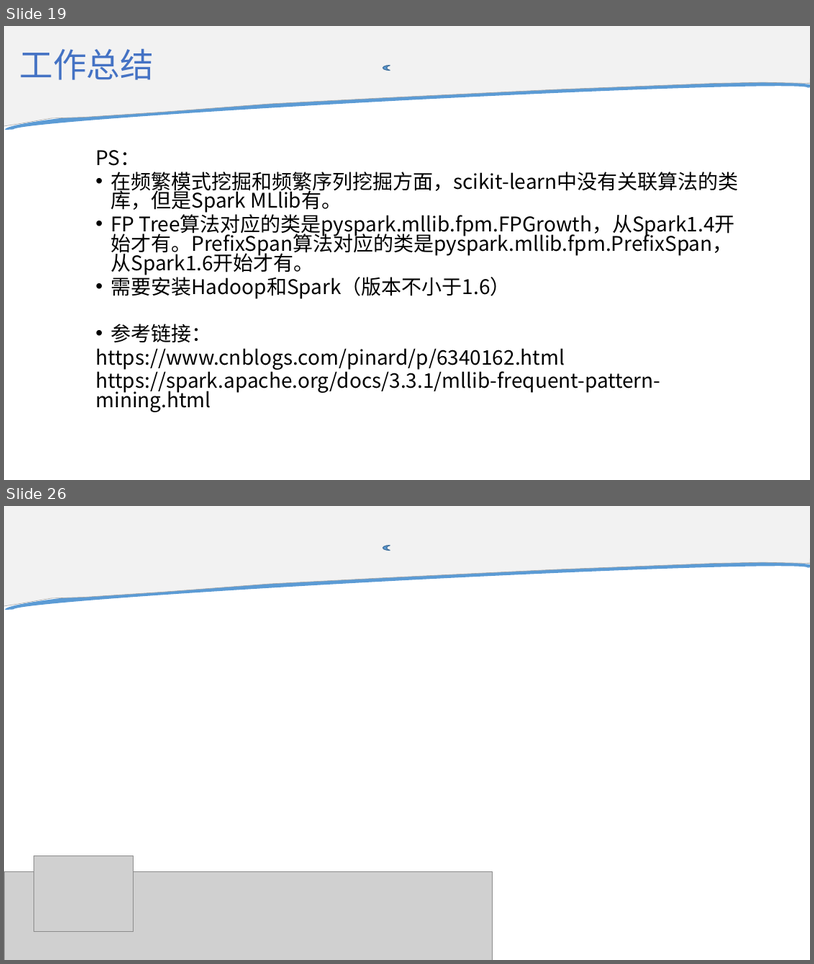
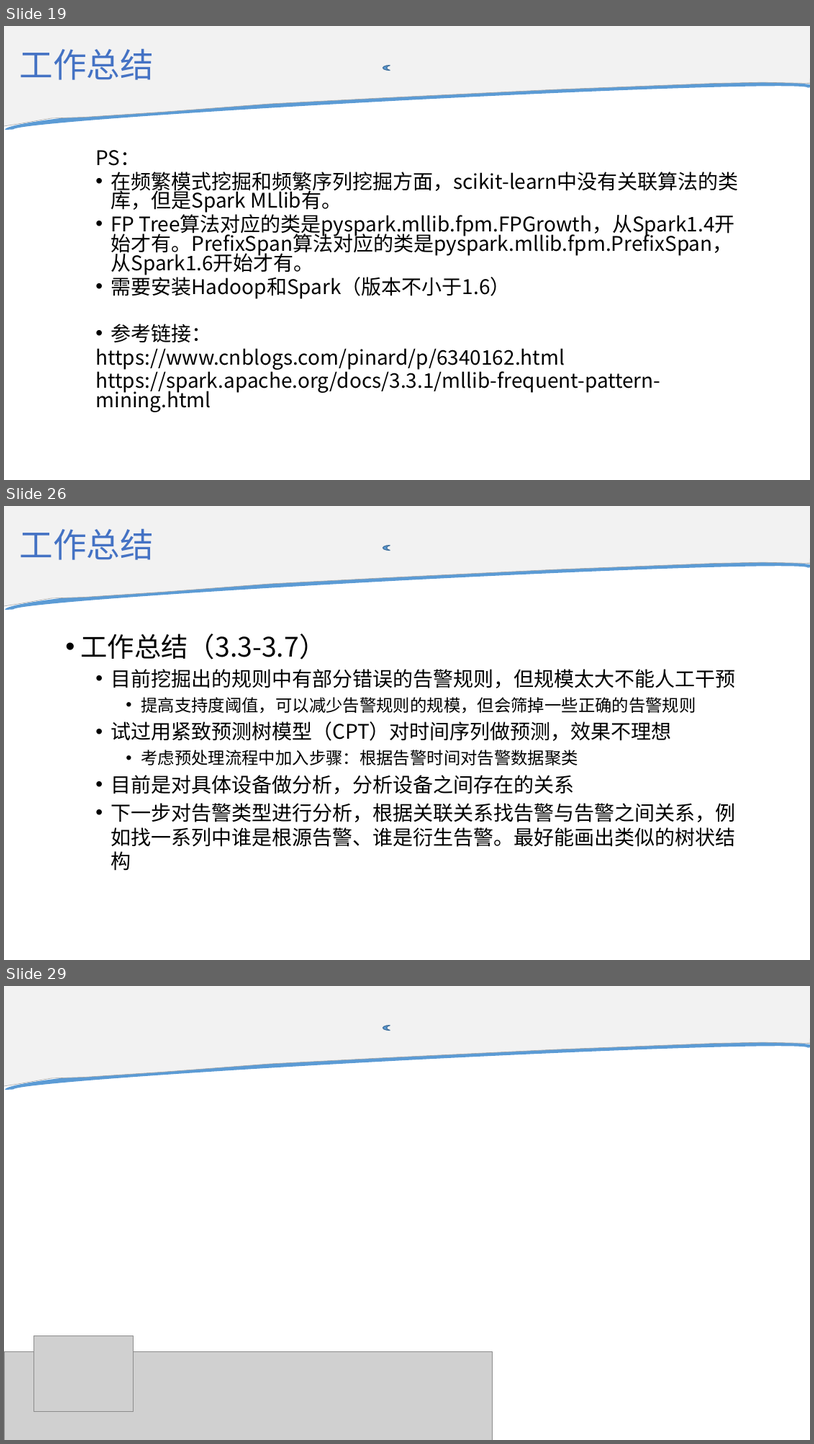
Before and after one commit to Xsaopig/C4_5G, a slide deck: 承载网故障检测项目工作汇报.pptx. Shown one above the other, each under a label of ours: slides 19 and 26 before the commit, slides 19, 26 and 29 after it; the slides between them are not shown. The pictures are 814x964 and 814x1444 pixels, drawn with LibreOffice and Linux fonts; fonts in the diff are those of the drawing; grey boxes stand for pictures; background and template pictures are left out. Boxes give left, top, right and bottom in pixels: in the first picture for what was removed or moved away, otherwise in the second. Text is boxed around its words. In the diff, an @@ line names an element or a change of style, - is before the commit and + after.

```diff
--- a/承载网故障检测项目工作汇报.pptx
+++ b/承载网故障检测项目工作汇报.pptx
@@ slide 26 added at [4, 506, 810, 960], background #FFFFFF; not listed: 3 template elements that a slide beside it also shows @@
@@ title added at [19, 528, 154, 560], 40 pt, text #4472C4 @@
+工作总结
@@ text added at [80, 633, 736, 870], 24 pt, text #000000 @@
+• 工作总结（3.3-3.7）
+  • 目前挖掘出的规则中有部分错误的告警规则，但规模太大不能人工干预
+    • 提高支持度阈值，可以减少告警规则的规模，但会筛掉一些正确的告警规则
+  • 试过用紧致预测树模型（CPT）对时间序列做预测，效果不理想
+    • 考虑预处理流程中加入步骤：根据告警时间对告警数据聚类
+  • 目前是对具体设备做分析，分析设备之间存在的关系
+  • 下一步对告警类型进行分析，根据关联关系找告警与告警之间关系，例如找一系列中谁是根源告警、谁是衍生告警。最好能画出类似的树状结构
@@ what was slide 26 is now slide 29 @@
```
Also in this commit, not shown: 6 slides changed, 2 other slides added, 12 other files.
